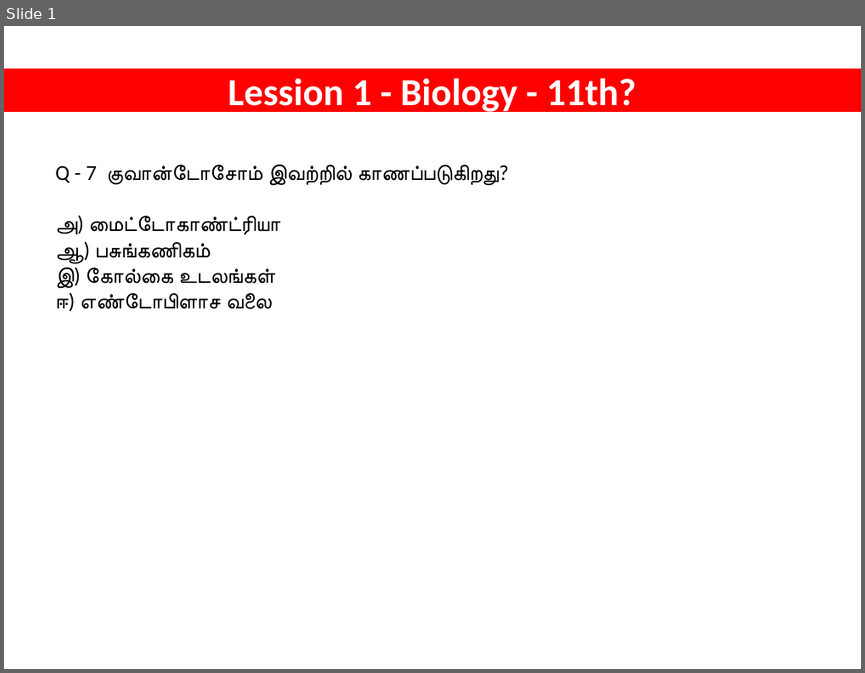
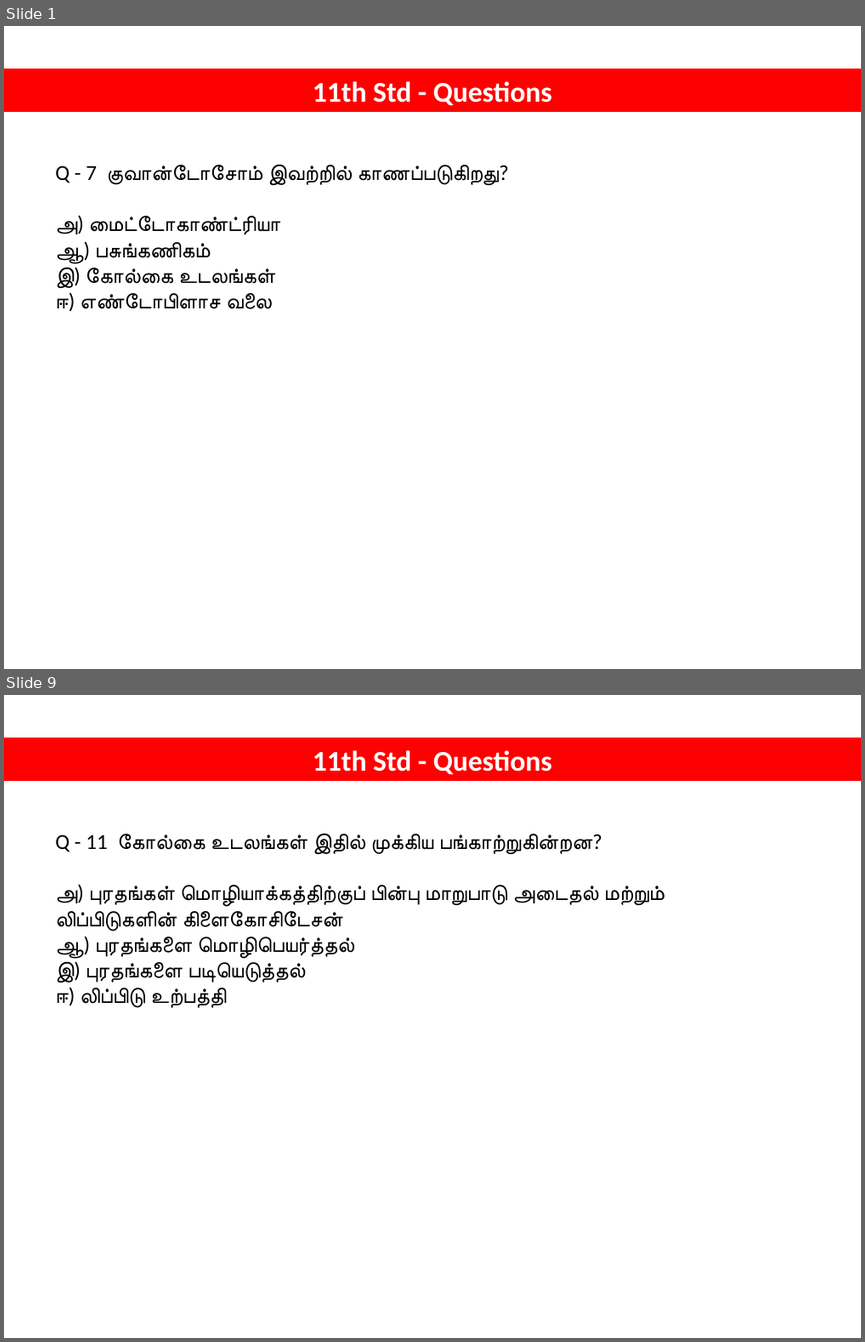
Before and after one commit to tvmani/tvmani.github.io, a slide deck: tamil_biology/NEET_BIOLOGY_001.pptx. Shown one above the other, each under a label of ours: slide 1 before the commit, slides 1 and 9 after it; the slides between them are not shown. The pictures are 865x673 and 865x1342 pixels, drawn with LibreOffice and Linux fonts; fonts in the diff are those of the drawing. Boxes give left, top, right and bottom in pixels: in the first picture for what was removed or moved away, otherwise in the second. Text is boxed around its words. In the diff, an @@ line names an element or a change of style, - is before the commit and + after.

```diff
--- a/tamil_biology/NEET_BIOLOGY_001.pptx
+++ b/tamil_biology/NEET_BIOLOGY_001.pptx
@@ slide 9 added at box(4, 695, 861, 1338), background #FFFFFF @@
@@ rectangle added at box(4, 737, 861, 781), fill #FF0000, outline #FF0000 0.75 pt, 24 pt, text #FFFFFF, bold @@
+11th Std - Questions
@@ text added at box(55, 833, 662, 1008), 18 pt, text #000000 @@
+Q - 11 கோல்கை உடலங்கள் இதில் முக்கிய பங்காற்றுகின்றன?
+அ) புரதங்கள் மொழியாக்கத்திற்குப் பின்பு மாறுபாடு அடைதல் மற்றும் லிப்பிடுகளின் கிளைகோசிடேசன்
+ஆ) புரதங்களை மொழிபெயர்த்தல்
+இ) புரதங்களை படியெடுத்தல்
+ஈ) லிப்பிடு உற்பத்தி
@@ slide 1 changed as well @@
@@ text in rectangle at box(313, 81, 552, 106): text changed; size 32 to 24 pt @@
-Lession 1 - Biology - 11th?
+11th Std - Questions
```
Also in this commit, not shown: 8 other slides added, 1 other file.
